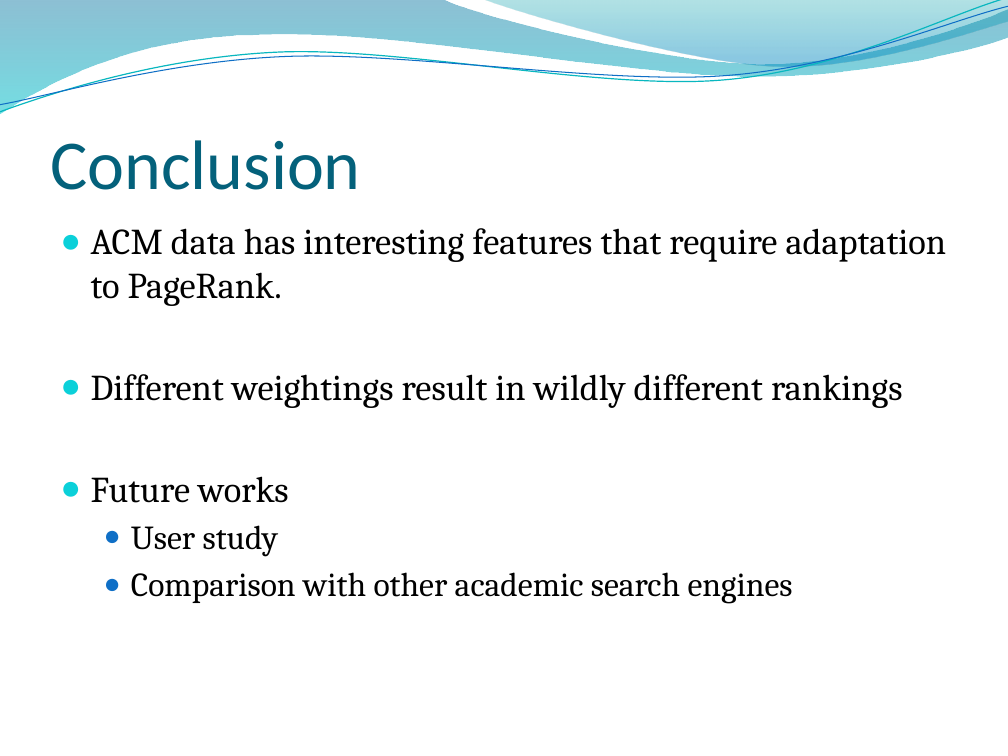
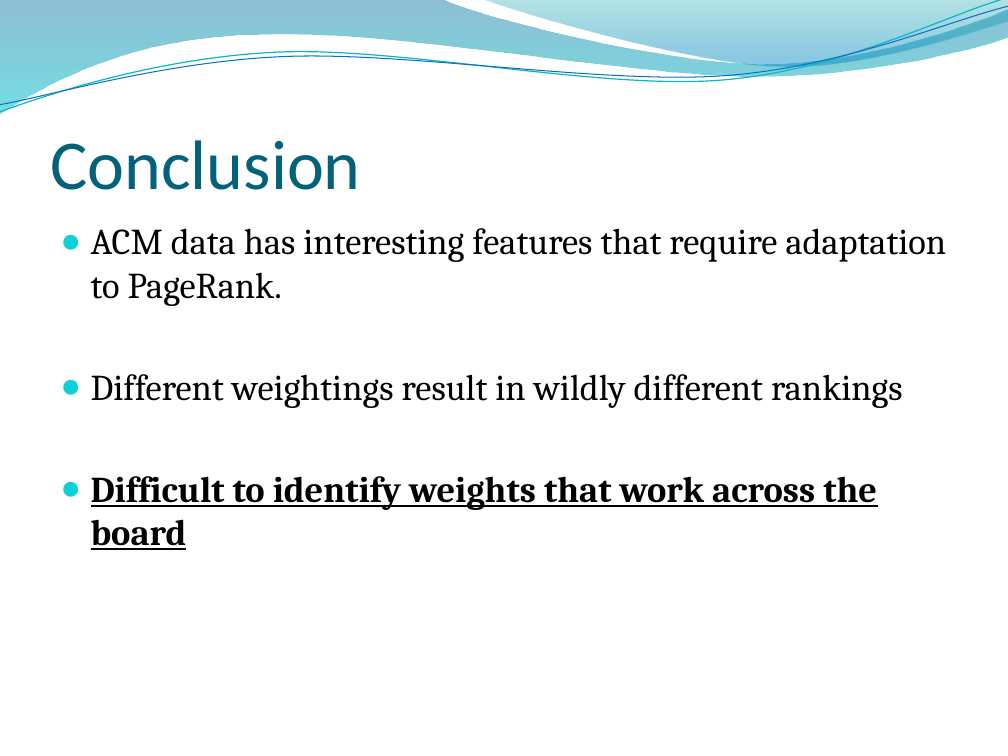
Before and after one commit to mvartakgithub/6.830-Final-Project, a slide deck: slide 10 of PubCrawlPresentation.pptx (slide 9 before the commit). Drawn at 1008x756 pixels with LibreOffice and Linux fonts; fonts in the diff are those of the drawing; background and template pictures are left out. Boxes give left, top, right and bottom in pixels: in the first picture for what was removed or moved away, otherwise in the second. Text is boxed around its words. In the diff, an @@ line names an element or a change of style, - is before the commit and + after.

```diff
--- a/PubCrawlPresentation.pptx
+++ b/PubCrawlPresentation.pptx
@@ text at (x1=91, y1=476, x2=877, y2=550): text changed; size 24 to 26 pt; bold on @@
-● Future works
-  ● User study
-  ● Comparison with other academic search engines
+● Difficult to identify weights that work across the board
```
Also in this commit, not shown: 4 other slides changed, 4 slides added, 2 slides removed, 2 other files.
